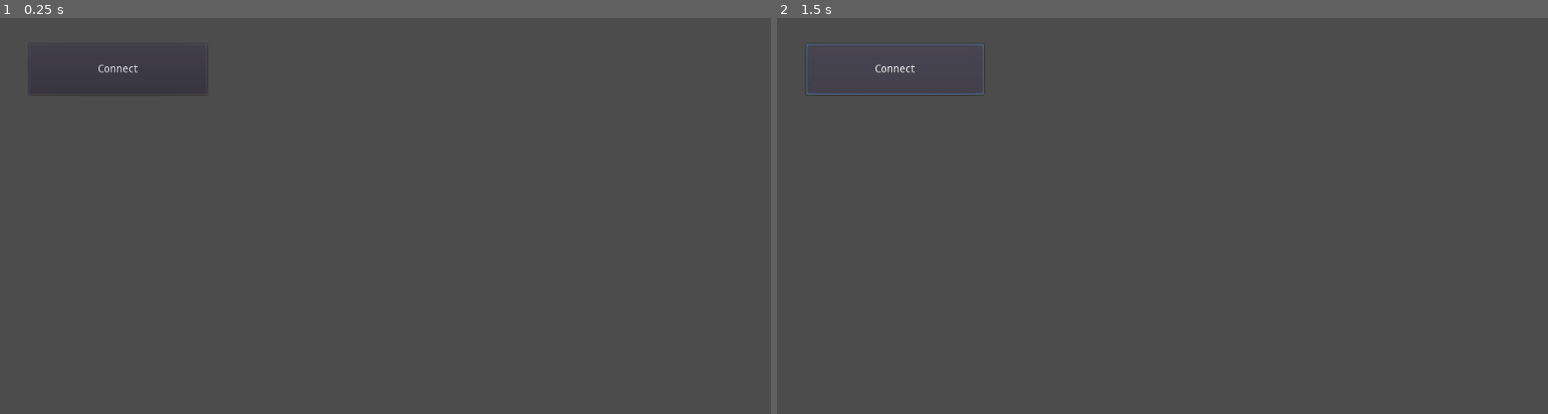
Above: before the commit, frames 1-2 (left to right).
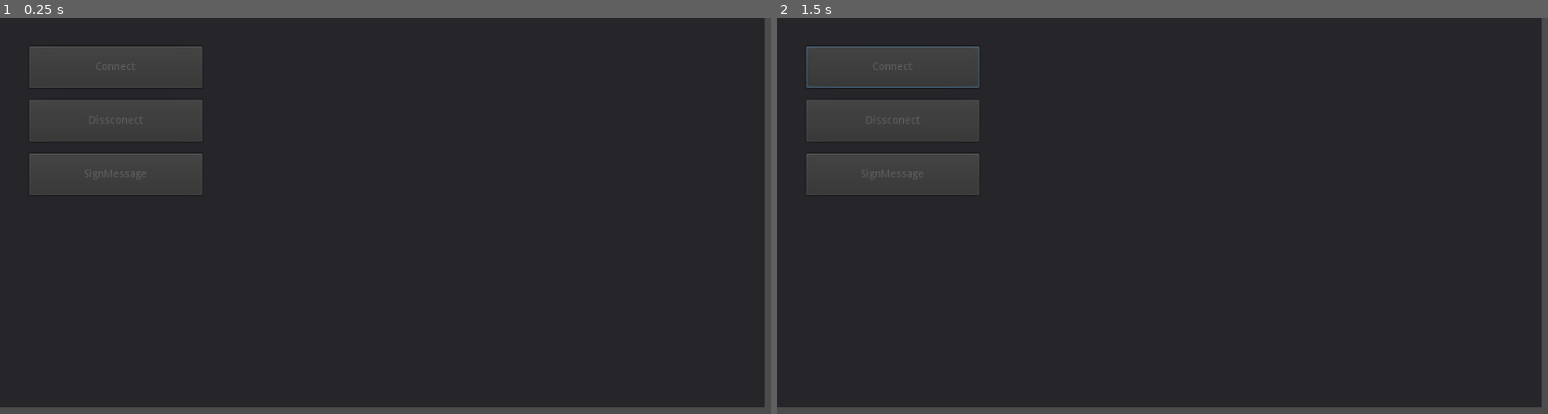
Above: after the commit, the same moments.

Repository: aleksfadini/TheShedResearch
Game: Godot game, scene res://WalletConnection.tscn
Same seed, same stepped clock (60 frames per second), same inputs: the game is played once before the commit and once after it.
Inputs (mouse positions are in pixels of both pictures, inside the frame that each line leads up to):
- Up to frame 1 (0.25 s): no input
- Up to frame 2 (1.5 s): click (892, 69) at 0.5 s, where only the run before the commit has a clickable "Connect"

The runs differ from the first frame. In frame 1, 90% of the frame differs, in the area x 0-100%, y 0-99%; in frame 2, 90%.

Commit message:
Finish Phantom wrapper

Diff:
--- a/item1-wasm-web/BrowserWalletClient.gd
+++ b/item1-wasm-web/BrowserWalletClient.gd
@@ -1,46 +1,94 @@
 extends Node
 
 
-# Declare member variables here. Examples:
-# var a = 2
-# var b = "text"
+var provider = null
+var wallet_address = null
 
+onready var messages = $Messages
+onready var connectBtn = $Connect
+onready var disconnectBtn = $Dissconect
+onready var signMessageBtn = $SignMessage
+
+var _wallet_connected = JavaScript.create_callback(self, "walletConnected")
+var _wallet_disconnected = JavaScript.create_callback(self, "walletDisconnected")
+var _wallet_message_signed = JavaScript.create_callback(self, "walletMessageSigned")
 
 # Called when the node enters the scene tree for the first time.
 func _ready():
-	pass # Replace with function body.
-
-
-# Called every frame. 'delta' is the elapsed time since the previous frame.
-#func _process(delta):
-#	pass
-
-
-var _wallet_connected = JavaScript.create_callback(self, "walletConnected")
-
-
-func _on_Button_pressed():
 	if OS.has_feature('JavaScript'):
 		if JavaScript.eval("window.solana && window.solana.isPhantom"):
-			print("cb: ", _wallet_connected)
-
-			var provider = JavaScript.get_interface("solana")
-			print("provider: ", provider)
-
-			var promise = provider.connect()
-			print("promise: ", promise)
-			print("then: ", promise.then)
-
-			var after_then = promise.then(_wallet_connected)
-			print("after then: ", after_then)
+			provider = JavaScript.get_interface("solana")
+			if provider != null:
+				messages.append_bbcode("Phantom wallet exists in the browser\n")
+				setButtonsState(false)
 	else:
 		print("A browser's JavaScript is not accessible from a game engine")
 
 
+func setButtonsState(connected):
+	connectBtn.disabled = connected
+	disconnectBtn.disabled = !connected
+	signMessageBtn.disabled = !connected
+
+
 func walletConnected(args):
 	var resp = args[0]
-	print("resp: ", resp)
-	print("wallet address: ", resp.publicKey.toString())
-	var provider = JavaScript.get_interface("solana")
-	print("pk1: ", provider.publicKey)
-	print("pk2: ", provider.publicKey.toString())
+	wallet_address = resp.publicKey.toString()
+
+	messages.add_text("Wallet connected\n")
+	print("wallet address: ", wallet_address)
+	messages.add_text("Wallet address: " + wallet_address + "\n")
+	setButtonsState(true)
+
+
+func walletDisconnected(_args):
+	print("wallet disconnected")
+	print("is connected: ", isWalletConnected())
+	messages.append_bbcode("Wallet disconnected\n")
+	wallet_address = null
+	setButtonsState(false)
+
+
+func walletMessageSigned(args):
+	var resp = args[0]
+
+	var pubkey = resp.publicKey.toString()
+	var raw_signature = resp.signature.toString()
+	var signature = raw_signature.to_ascii()
+
+	print("pubkey: ", pubkey)
+	print("signature: ", signature)
+	messages.append_bbcode("Pubkey: {pubkey}\nSignature: {signature}\n".format({
+		pubkey = pubkey,
+		signature = signature.hex_encode()
+	}))
+
+
+func isWalletConnected():
+	return JavaScript.eval("window.solana.isConnected")
+
+
+func _on_Connect_pressed():
+	print("connect pressed")
+	if provider == null:
+		return
+	provider.connect().then(_wallet_connected)
+
+
+func _on_Dissconect_pressed():
+	print("disconnect pressed")
+	if provider == null and wallet_address == null:
+		return
+	provider.disconnect().then(_wallet_disconnected)
+	print("disconnect preformed")
+
+
+func _on_SignMessage_pressed():
+	print("sign message pressed")
+	if provider == null and wallet_address == null:
+		return
+	if isWalletConnected():
+		var message = "To avoid digital dognappers, sign below to authenticate with TheShed"
+		var TextEncoder = JavaScript.create_object("TextEncoder")
+		var encodedMessage = TextEncoder.encode(message)
+		provider.signMessage(encodedMessage, "utf8").then(_wallet_message_signed)
--- a/item1-wasm-web/WalletConnection.tscn
+++ b/item1-wasm-web/WalletConnection.tscn
@@ -2,12 +2,41 @@
 
 [ext_resource path="res://BrowserWalletClient.gd" type="Script" id=1]
 
-[node name="Button" type="Button"]
-margin_left = 38.0
-margin_top = 34.0
-margin_right = 269.0
-margin_bottom = 100.0
-text = "Connect"
+[node name="Panel" type="Panel"]
+margin_right = 994.0
+margin_bottom = 508.0
 script = ExtResource( 1 )
 
-[connection signal="pressed" from="." to="." method="_on_Button_pressed"]
+[node name="Connect" type="Button" parent="."]
+margin_left = 38.0
+margin_top = 37.0
+margin_right = 263.0
+margin_bottom = 91.0
+disabled = true
+text = "Connect"
+
+[node name="Dissconect" type="Button" parent="."]
+margin_left = 38.0
+margin_top = 107.0
+margin_right = 263.0
+margin_bottom = 161.0
+disabled = true
+text = "Dissconect"
+
+[node name="SignMessage" type="Button" parent="."]
+margin_left = 38.0
+margin_top = 177.0
+margin_right = 263.0
+margin_bottom = 231.0
+disabled = true
+text = "SignMessage"
+
+[node name="Messages" type="RichTextLabel" parent="."]
+margin_left = 285.0
+margin_top = 40.0
+margin_right = 964.0
+margin_bottom = 465.0
+
+[connection signal="pressed" from="Connect" to="." method="_on_Connect_pressed"]
+[connection signal="pressed" from="Dissconect" to="." method="_on_Dissconect_pressed"]
+[connection signal="pressed" from="SignMessage" to="." method="_on_SignMessage_pressed"]
